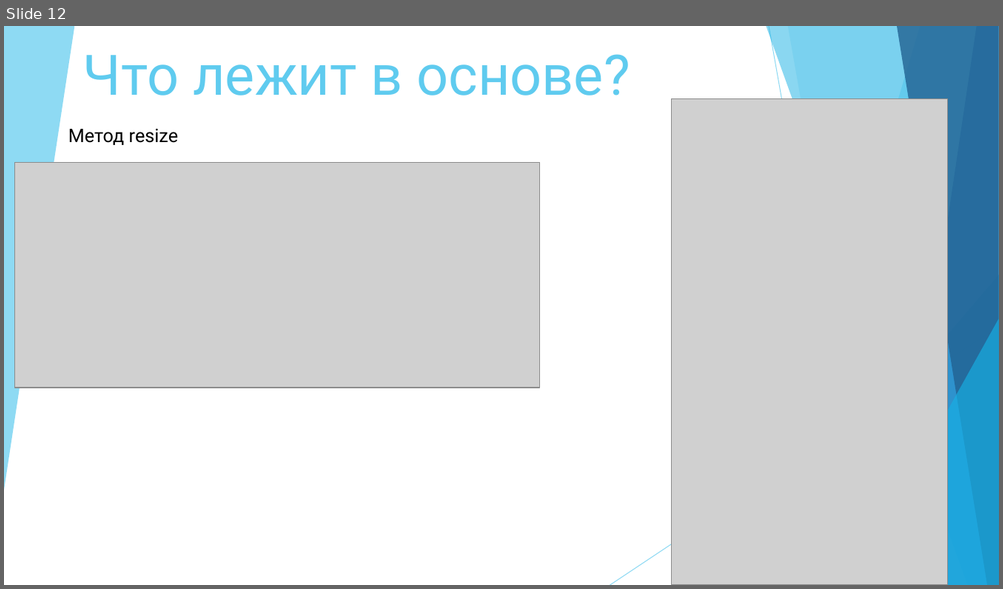
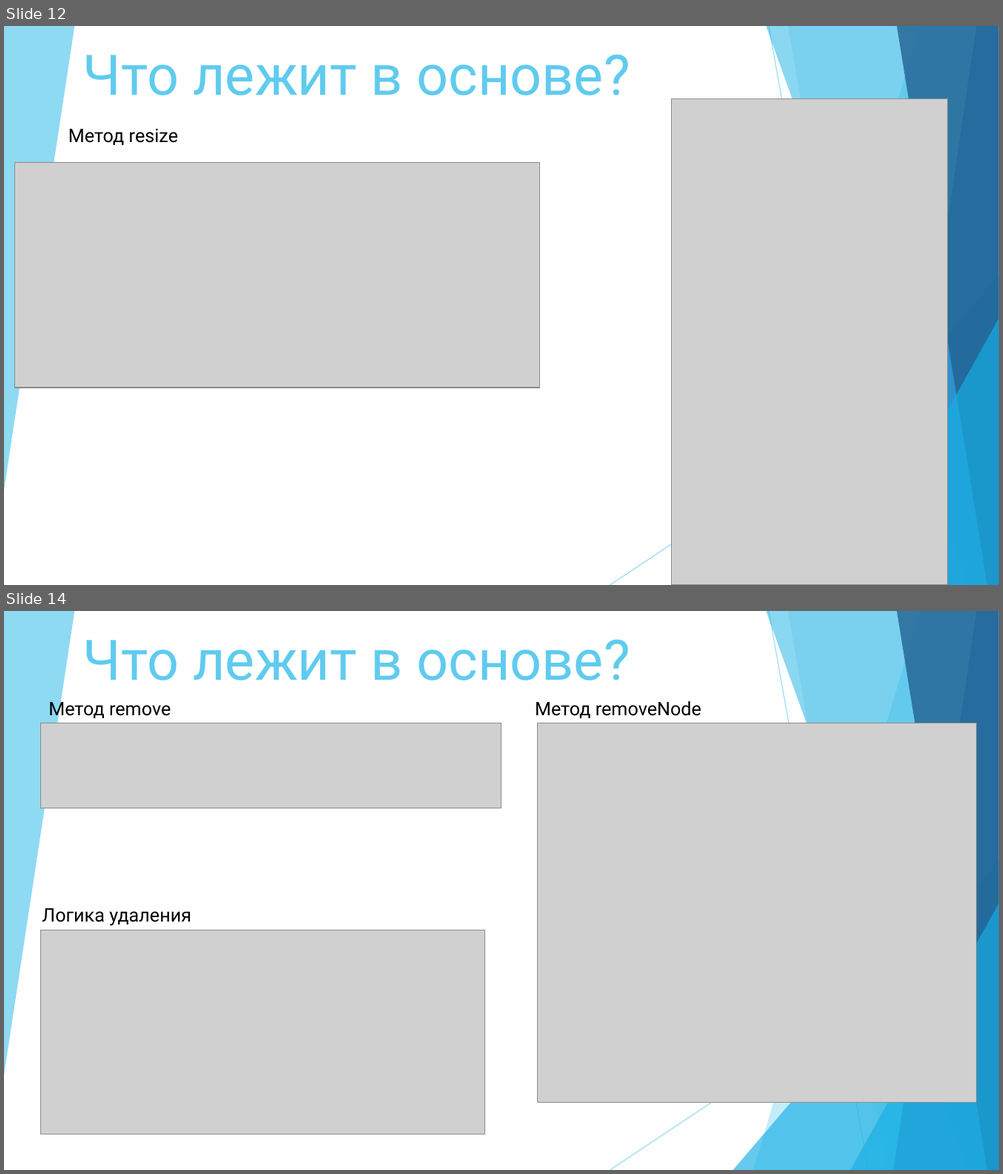
Before and after one commit to WoodyGray/Java-53, a slide deck: презентации/HashMap/Обзор на класс HashMap.pptx. Shown one above the other, each under a label of ours: slide 12 before the commit, slides 12 and 14 after it; the slides between them are not shown. The pictures are 1003x589 and 1003x1174 pixels, drawn with LibreOffice and Linux fonts; fonts in the diff are those of the drawing; grey boxes stand for pictures. Boxes give left, top, right and bottom in pixels: in the first picture for what was removed or moved away, otherwise in the second. Text is boxed around its words. In the diff, an @@ line names an element or a change of style, - is before the commit and + after.

```diff
--- a/презентации/HashMap/Обзор на класс HashMap.pptx
+++ b/презентации/HashMap/Обзор на класс HashMap.pptx
@@ slide 14 added at (4, 611, 999, 1170), background #FFFFFF; not listed: 10 template elements that a slide beside it also shows @@
@@ title added at (83, 639, 630, 681), 54 pt, text #5FCBEF @@
+Что лежит в основе?
@@ text added at (48, 698, 170, 720), 18 pt, text #000000 @@
+Метод remove
@@ text added at (535, 701, 701, 718), 18 pt, text #000000 @@
+Метод removeNode
@@ picture added at (40, 723, 501, 809) @@
@@ picture added at (538, 723, 977, 1102) @@
@@ text added at (42, 908, 191, 926), 18 pt, text #000000 @@
+Логика удаления
@@ picture added at (40, 931, 484, 1135) @@
```
Also in this commit, not shown: 1 slide changed, 2 other slides added, 2 other files.
